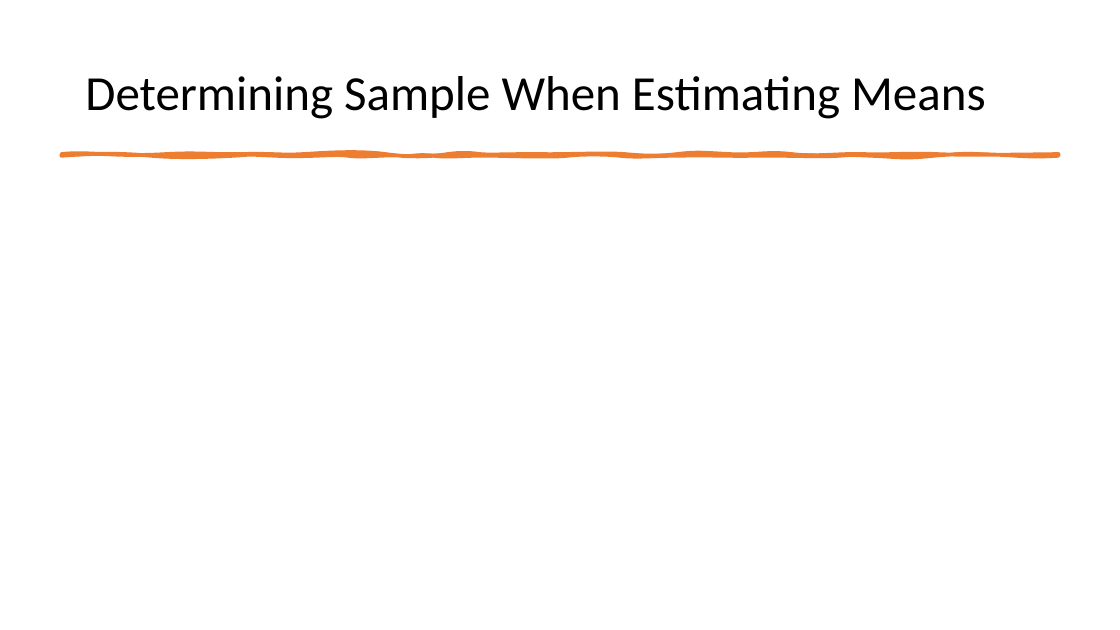
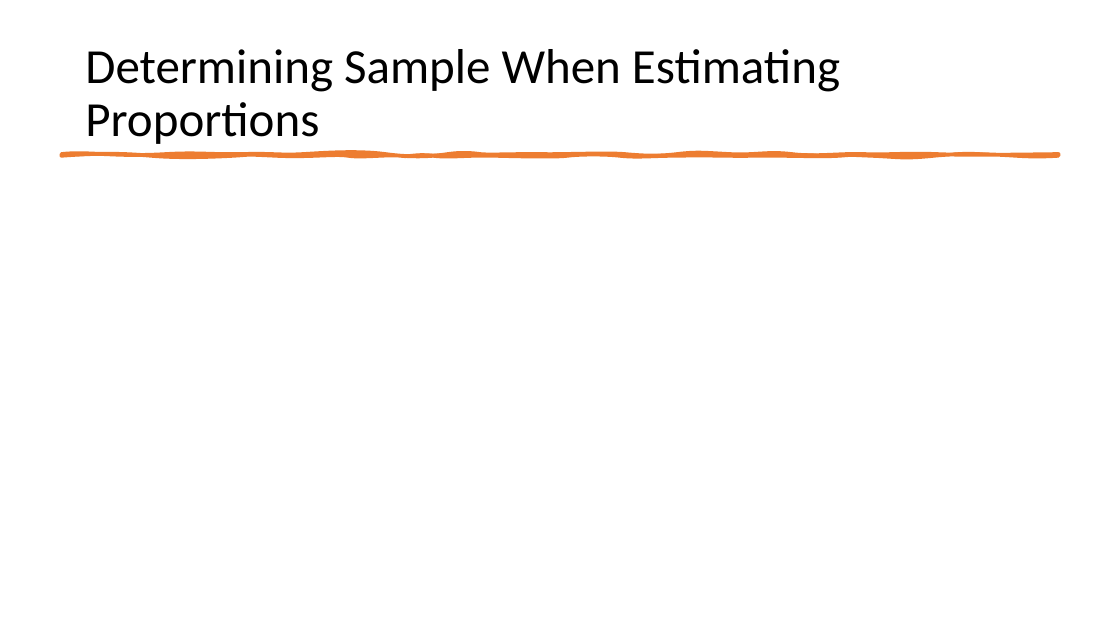
Before and after one commit to mikenguyen13/mar4050_S22, a slide deck: slide 38 of lectures/6/2_Questionnaire Analysis.pptx. Drawn at 1120x630 pixels with LibreOffice and Linux fonts; fonts in the diff are those of the drawing; grey boxes stand for pictures. Boxes give left, top, right and bottom in pixels: in the first picture for what was removed or moved away, otherwise in the second. Text is boxed around its words. In the diff, an @@ line names an element or a change of style, - is before the commit and + after.

```diff
--- a/lectures/6/2_Questionnaire Analysis.pptx
+++ b/lectures/6/2_Questionnaire Analysis.pptx
@@ title at <box>85,49,840,144</box>: text changed @@
-Determining Sample When Estimating Means
+Determining Sample When Estimating Proportions
```
Also in this commit, not shown: 7 other slides changed, 1 other file.
